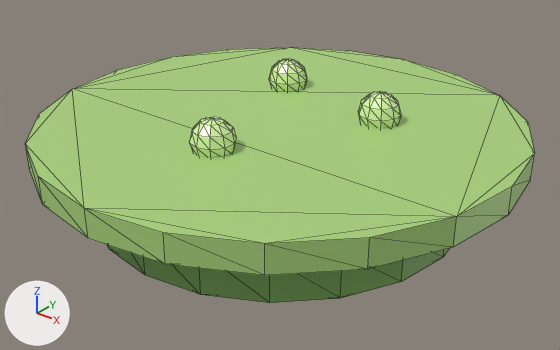
What one commit did to the glTF model assets/models/obstacles/hazard_toxic.glb.
The view is the same before and after, from a camera (50 mm lens) standing at (0.833, -1.042, 0.654) and looking at (0.015, -0.019, 0.02). Arrows for +X, +Y and +Z are at lower left; the lights stay in place. The older version comes first. Mesh edges are drawn as thin lines.

Script lines for the objects in view, before the commit:
```python
mat_bubble = principled_material('Bubble')
mat_bubble.base_color = (0.7, 0.95, 0.4)  # green #daf9aa
mat_bubble.roughness = 0.3
mat_toxic = principled_material('Toxic')
mat_toxic.base_color = (0.4, 0.65, 0.2)  # green #aad37c
mat_toxicdk = principled_material('ToxicDk')
mat_toxicdk.base_color = (0.2, 0.4, 0.1)  # green #7caa59
me_cylinder = bpy.data.meshes.new('Cylinder')
me_cylinder.from_pydata(...)  # a 20-sided cylinder along z spanning x -0.35..0.35, y -0.35..0.35, z -0.04..0.04, material slot 0; a 20-sided cylinder along z spanning x -0.45..0.45, y -0.45..0.45, z 0.075..0.125, material slot 1; a UV sphere (10 segments, 6 rings, poles along z) spanning x 0.112..0.188, y 0.06..0.14, z 0.1..0.18, material slot 2; a UV sphere (10 segments, 6 rings, poles along z) spanning x -0.138..-0.062, y 0.11..0.19, z 0.1..0.18, material slot 2; a UV sphere (10 segments, 6 rings, poles along z) spanning x -0.038..0.038, y -0.22..-0.14, z 0.1..0.18, material slot 2
me_cylinder.materials.append(mat_toxicdk)  # green #7caa59
me_cylinder.materials.append(mat_toxic)  # green #aad37c
me_cylinder.materials.append(mat_bubble)  # green #daf9aa
ob_toxic_swamp = bpy.data.objects.new('toxic_swamp', me_cylinder)
ob_toxic_swamp.location = (0.0, 0.0, 0.0)
```
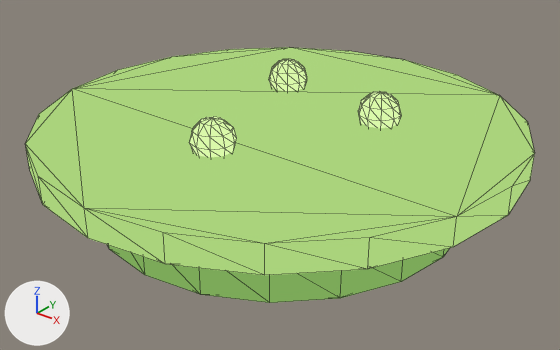
Changed parts and their boxes [x1, y1, x2, y2] in the pictures (560 x 350 px):
'toxic_swamp', recoloured, surface changed
    both: [25, 47, 535, 303]

Patch to the scene script:
```diff
--- a/assets/models/obstacles/hazard_toxic.glb.py
+++ b/assets/models/obstacles/hazard_toxic.glb.py
@@ mat_toxicdk @@
 mat_toxicdk = principled_material('ToxicDk')
-mat_toxicdk.base_color = (0.2, 0.4, 0.1)  # green #7caa59
+mat_toxicdk.base_color = (0.0, 0.0, 0.0)  # black #000000
+mat_toxicdk.roughness = 1.0
+mat_toxicdk.emission_strength = 1.0
+mat_toxicdk.metallic = 1.0
+mat_toxicdk.emission_color = (0.2, 0.4, 0.1)  # green #7caa59
@@ mat_toxic @@
 mat_toxic = principled_material('Toxic')
-mat_toxic.base_color = (0.4, 0.65, 0.2)  # green #aad37c
+mat_toxic.base_color = (0.0, 0.0, 0.0)  # black #000000
+mat_toxic.roughness = 1.0
+mat_toxic.emission_strength = 1.0
+mat_toxic.metallic = 1.0
+mat_toxic.emission_color = (0.4, 0.65, 0.2)  # green #aad37c
@@ mat_bubble @@
 mat_bubble = principled_material('Bubble')
-mat_bubble.base_color = (0.7, 0.95, 0.4)  # green #daf9aa
-mat_bubble.roughness = 0.3
+mat_bubble.base_color = (0.0, 0.0, 0.0)  # black #000000
+mat_bubble.roughness = 1.0
+mat_bubble.metallic = 1.0
+mat_bubble.emission_strength = 1.0
```
